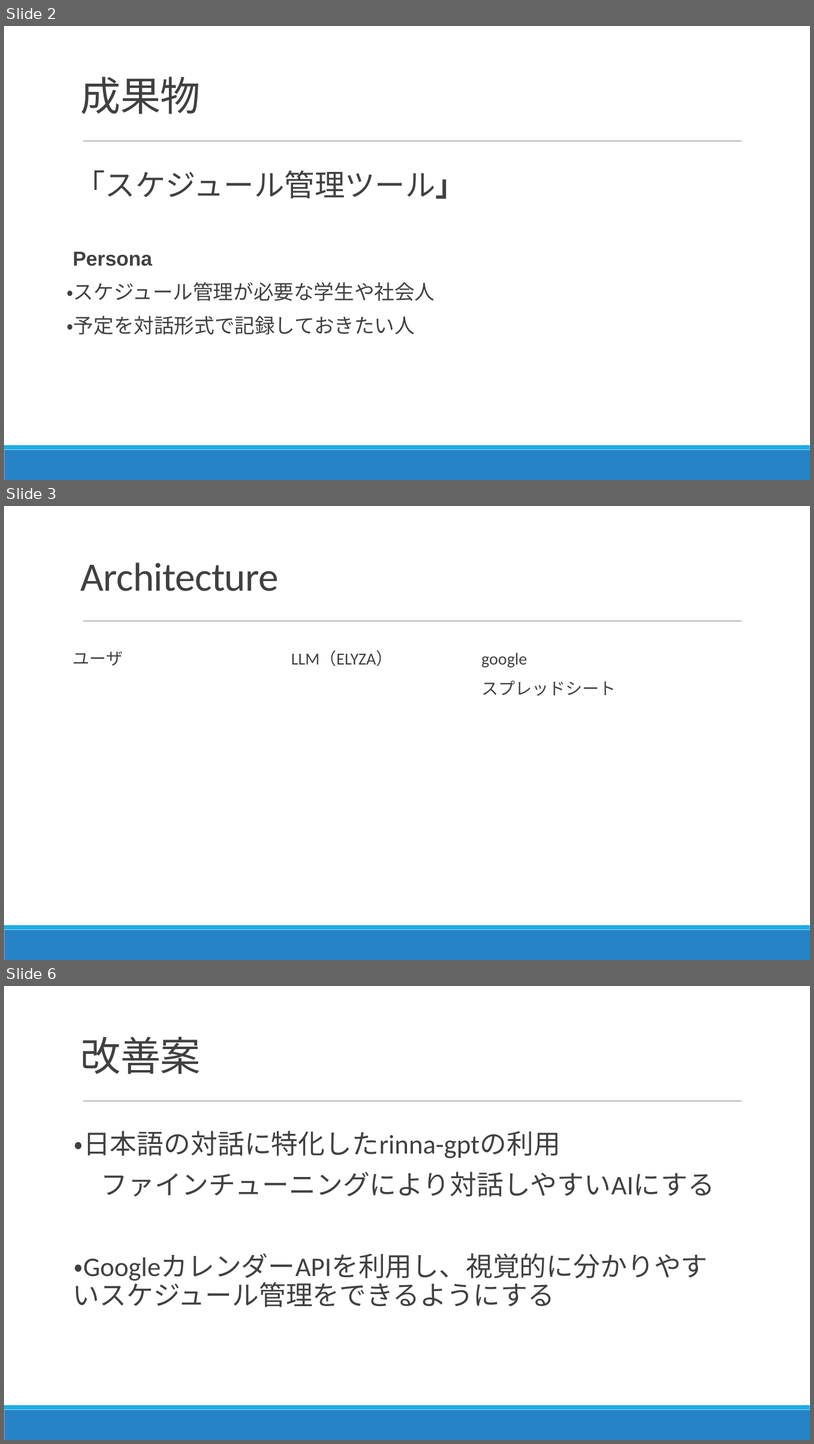
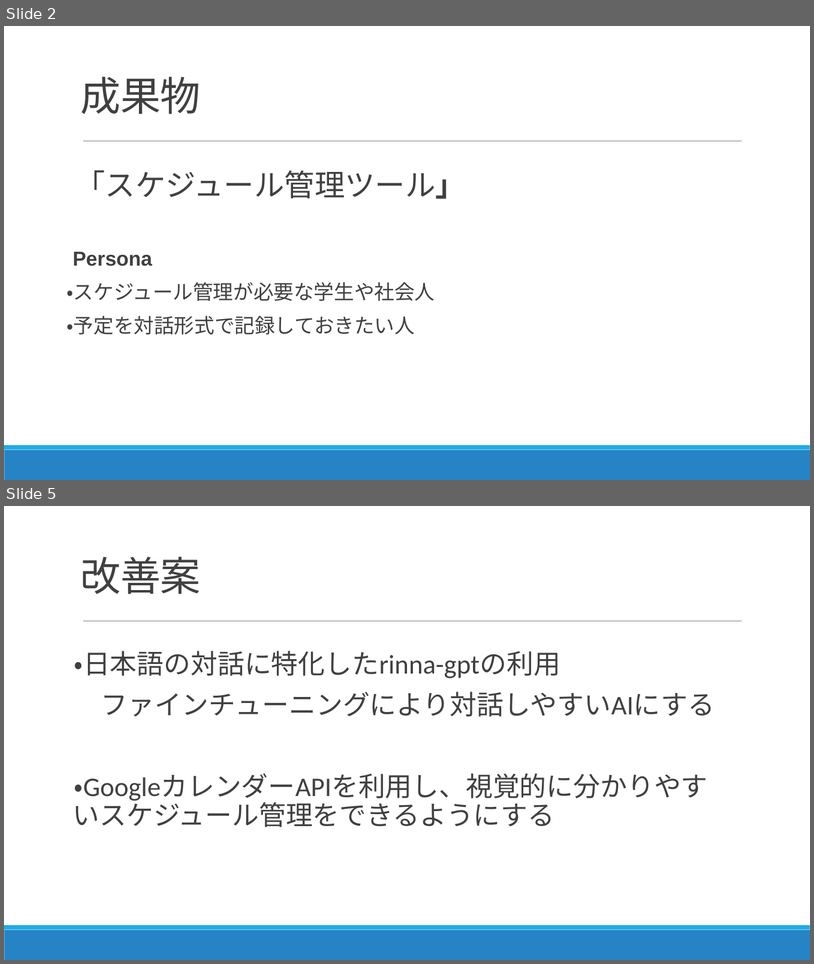
Before and after one commit to kwkm-work/GenerativeAI, a slide deck: 最終課題.pptx. Shown one above the other, each under a label of ours: slides 2, 3 and 6 before the commit, slides 2 and 5 after it; the slides between them are not shown. The pictures are 814x1444 and 814x964 pixels, drawn with LibreOffice and Linux fonts; fonts in the diff are those of the drawing. Boxes give left, top, right and bottom in pixels: in the first picture for what was removed or moved away, otherwise in the second. Text is boxed around its words. In the diff, an @@ line names an element or a change of style, - is before the commit and + after.

```diff
--- a/最終課題.pptx
+++ b/最終課題.pptx
@@ slide 3 removed at box(4, 506, 810, 960), background #FFFFFF; not listed: 3 template elements that a slide beside it also shows @@
@@ title removed at box(81, 562, 279, 591) @@
-Architecture
@@ text removed at box(73, 651, 123, 666) @@
-  ユーザ
@@ text removed at box(291, 651, 393, 666) @@
-  LLM（ELYZA）
@@ text removed at box(482, 652, 616, 696) @@
-  google
-  スプレッドシート
@@ what was slide 6 is now slide 5 @@
```
Also in this commit, not shown: 1 slide changed, 1 slide added, 1 other slide removed.
